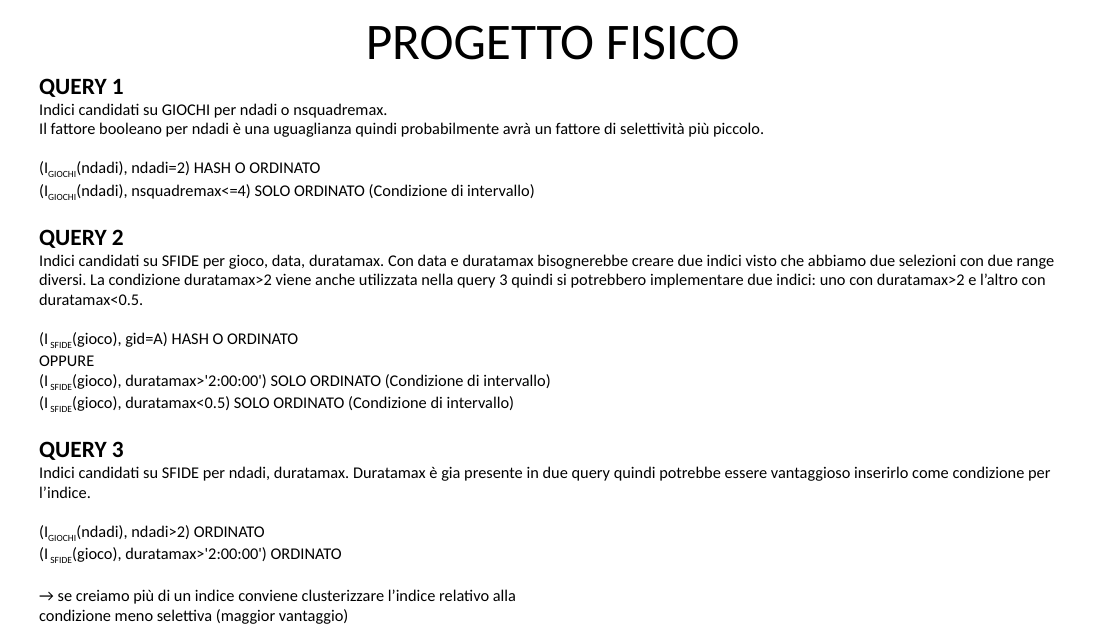
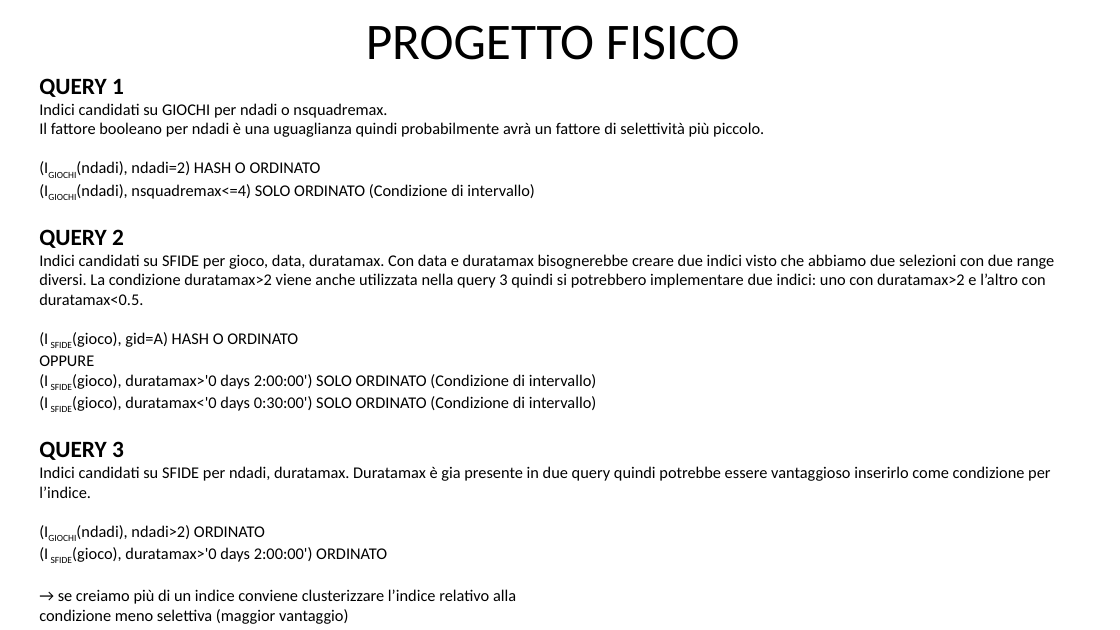
Before and after one commit to DavideGit-cs/BD_Progetto_Gruppo11, a slide deck: slide 15 of Vincoli_Domini_BDProgetto_finale.pptx. Drawn at 1120x630 pixels with LibreOffice and Linux fonts; fonts in the diff are those of the drawing. Boxes give left, top, right and bottom in pixels: in the first picture for what was removed or moved away, otherwise in the second. Text is boxed around its words. In the diff, an @@ line names an element or a change of style, - is before the commit and + after.

```diff
--- a/Vincoli_Domini_BDProgetto_finale.pptx
+++ b/Vincoli_Domini_BDProgetto_finale.pptx
@@ text at (39,374,597,412): text changed @@
-(I SFIDE(gioco), duratamax>'2:00:00') SOLO ORDINATO (Condizione di intervallo)
-(I SFIDE(gioco), duratamax<0.5) SOLO ORDINATO (Condizione di intervallo)
+(I SFIDE(gioco), duratamax>'0 days 2:00:00') SOLO ORDINATO (Condizione di intervallo)
+(I SFIDE(gioco), duratamax<'0 days 0:30:00') SOLO ORDINATO (Condizione di intervallo)
@@ text at (39,547,387,563): text changed @@
-(I SFIDE(gioco), duratamax>'2:00:00') ORDINATO
+(I SFIDE(gioco), duratamax>'0 days 2:00:00') ORDINATO
```
Also in this commit, not shown: 15 other slides changed, 5 slides added, 1 slide removed, 10 other files.
